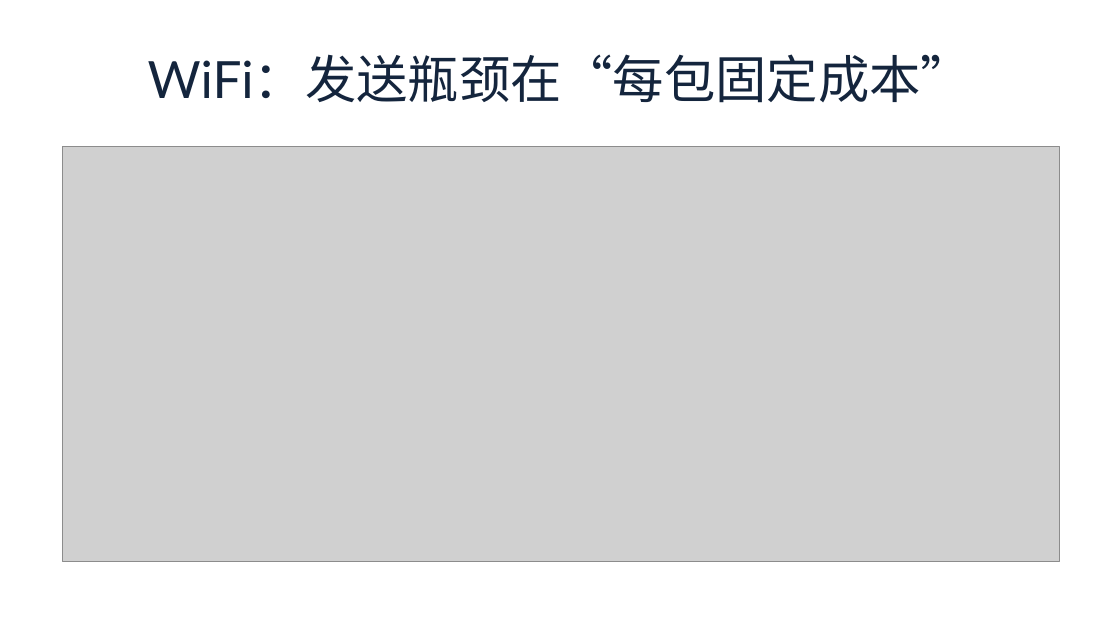
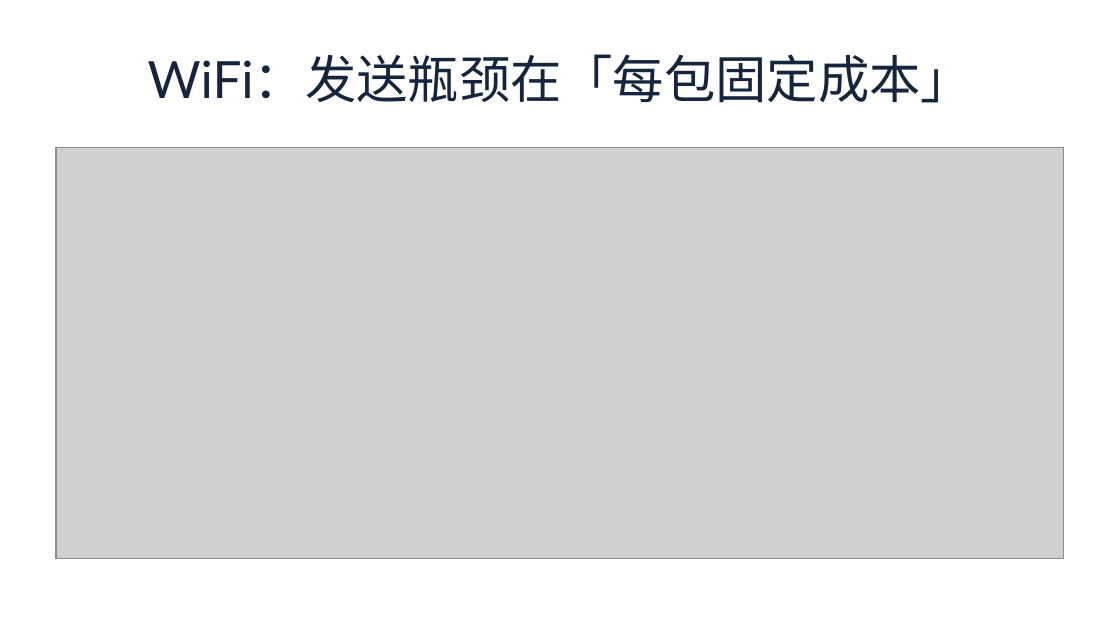
Before and after one commit to Antareske/2026-oscamp-internship-blog, a slide deck: slide 7 of 2026-OSCamp-实习总结汇报.pptx. Drawn at 1120x630 pixels with LibreOffice and Linux fonts; fonts in the diff are those of the drawing; grey boxes stand for pictures. Boxes give left, top, right and bottom in pixels: in the first picture for what was removed or moved away, otherwise in the second. Text is boxed around its words. In the diff, an @@ line names an element or a change of style, - is before the commit and + after.

```diff
--- a/2026-OSCamp-实习总结汇报.pptx
+++ b/2026-OSCamp-实习总结汇报.pptx
@@ title at [148, 54, 973, 103]: text changed @@
-WiFi：发送瓶颈在“每包固定成本”
+WiFi：发送瓶颈在「每包固定成本」
@@ picture: place and size @@
-picture at [63, 147, 1060, 562]
+picture at [56, 148, 1064, 559]
```
Also in this commit, not shown: 14 other slides changed.
